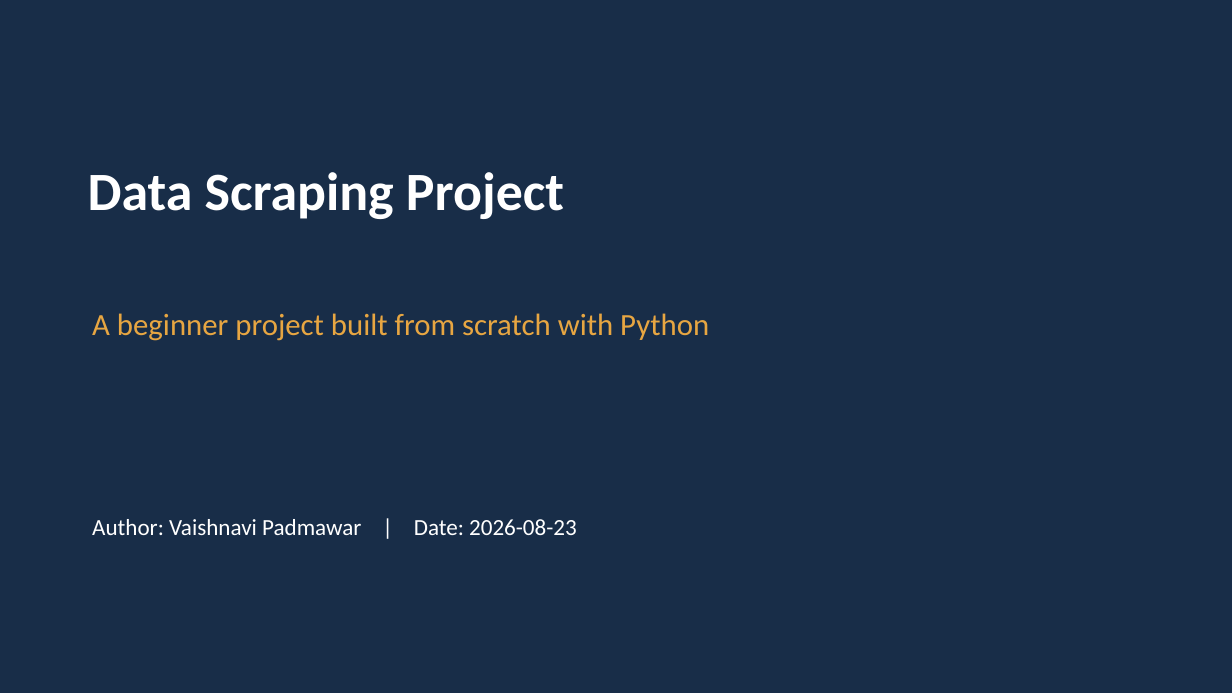
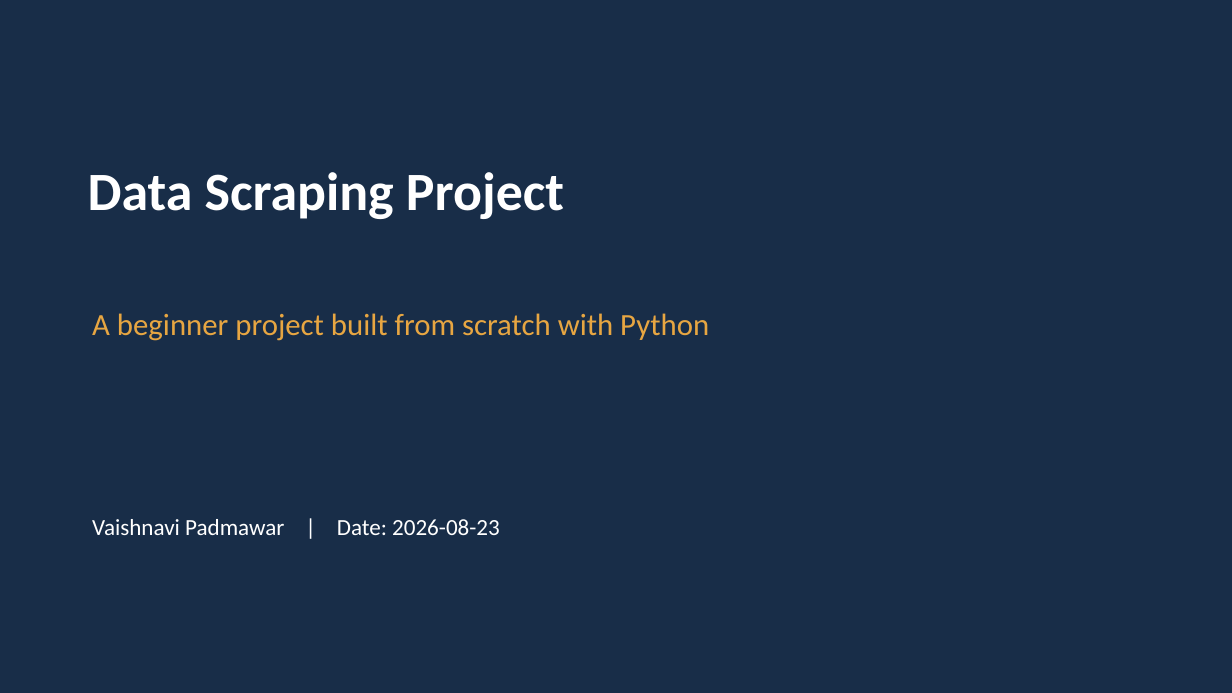
Before and after one commit to V0106/Data-Scraping-project, a slide deck: slide 1 of Data_Scraping_Project.pptx. Drawn at 1232x693 pixels with LibreOffice and Linux fonts; fonts in the diff are those of the drawing. Boxes give left, top, right and bottom in pixels: in the first picture for what was removed or moved away, otherwise in the second. Text is boxed around its words. In the diff, an @@ line names an element or a change of style, - is before the commit and + after.

Commit message:
Simplify title slide author name

```diff
--- a/Data_Scraping_Project.pptx
+++ b/Data_Scraping_Project.pptx
@@ text at <box>92,519,500,535</box>: text changed @@
-Author: Vaishnavi Padmawar | Date: 2026-08-23
+Vaishnavi Padmawar | Date: 2026-08-23
```
